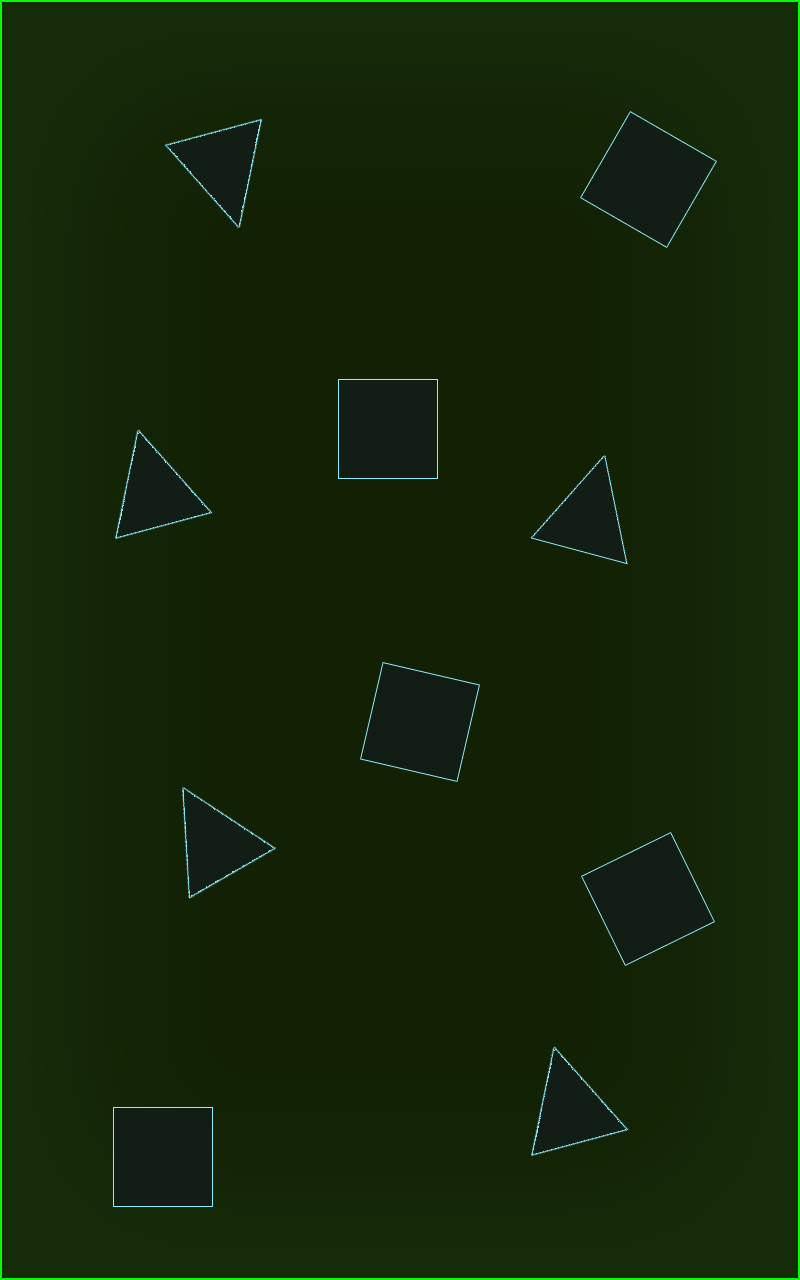
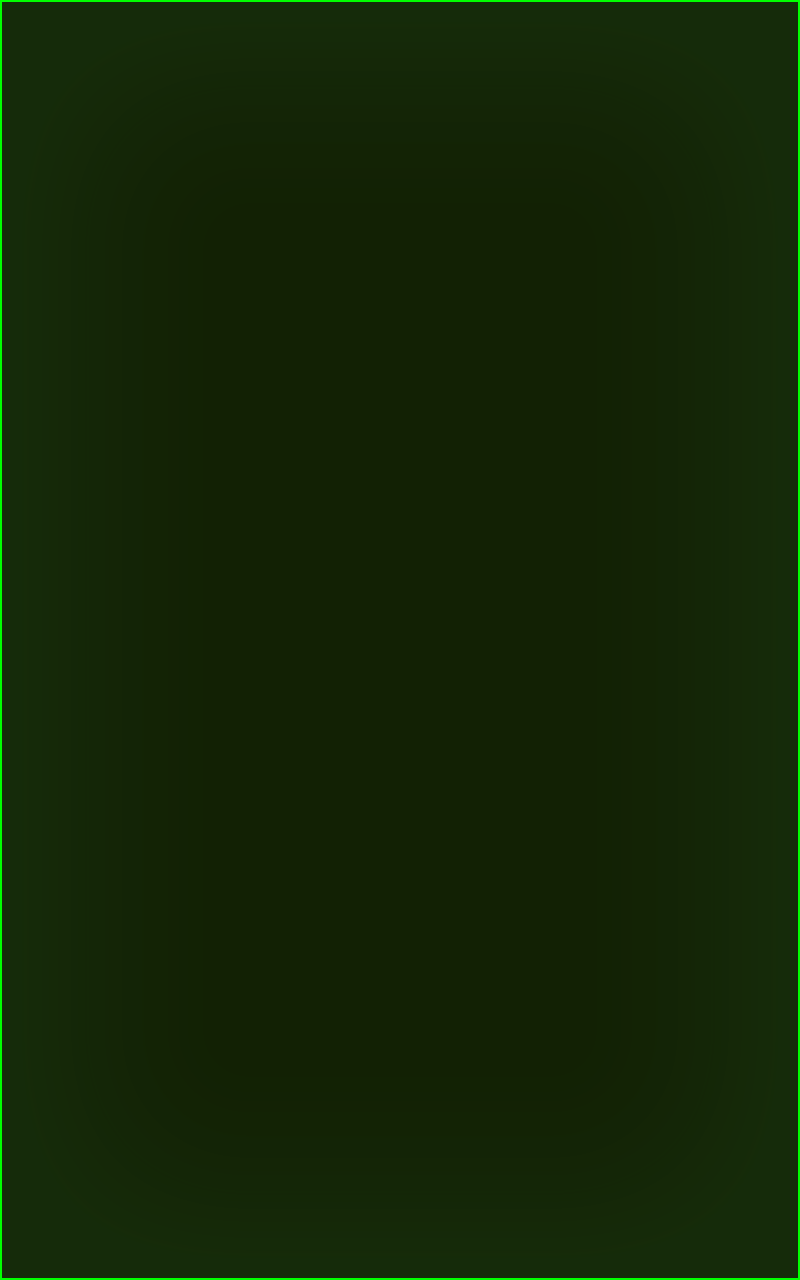
Two versions of the same layered image (800x1280). Layer-by-layer changes:
hid group "Abstract objects" (12 layers) over [left=113, top=111, right=717, bottom=1207]
